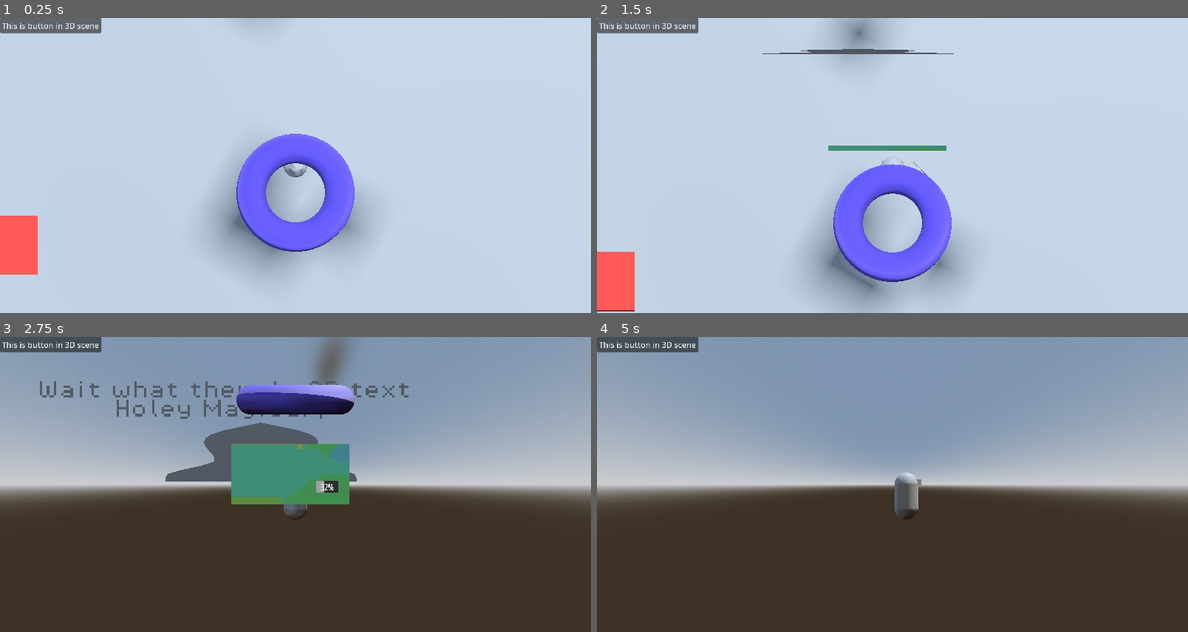
Above: before the commit, frames 1-4 (two rows, left to right).
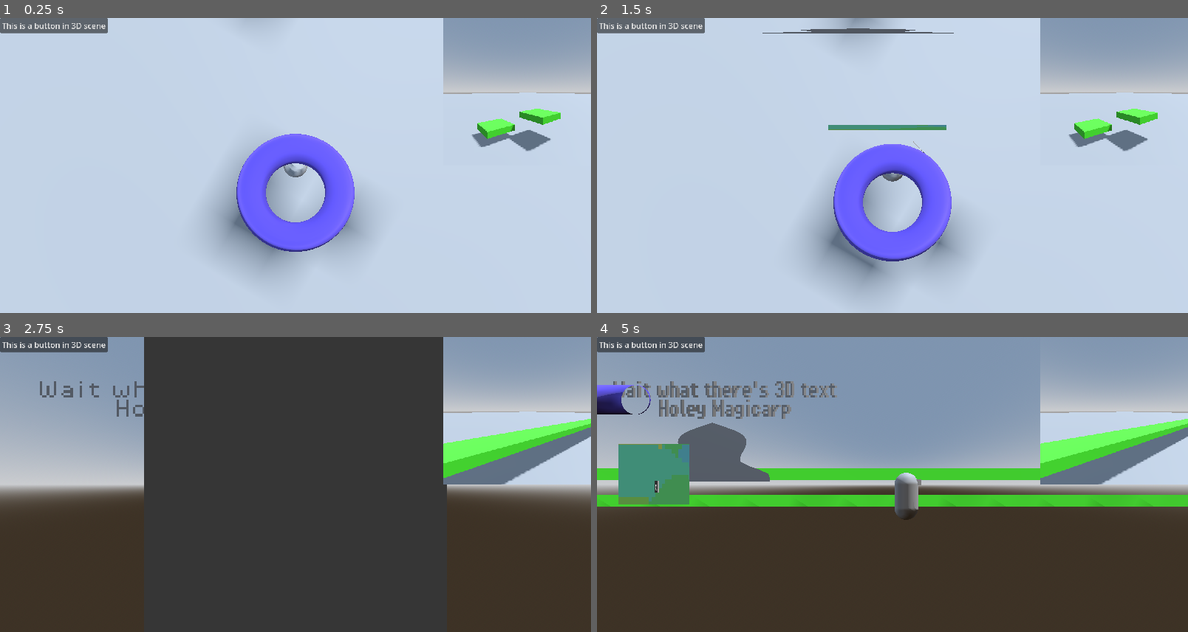
Above: after the commit, the same moments.

Repository: BlueDragonSpace/Amalgame-V2
Game: Godot game, scene res://AMaster/root.tscn
Two runs of this game, one before a commit and one after it. Both use one fixed random seed, a clock stepped at 60 frames per second and the inputs below.
Inputs (mouse positions are in pixels of both pictures, inside the frame that each line leads up to):
- Up to frame 1 (0.25 s): no input
- Up to frame 2 (1.5 s): click "This is button in 3D scene" (after the commit: "This is a button in 3D scene") at 0.5 s; tap Enter at 1.25 s; move the mouse to (922, 165) at 1.27 s; hold Up (3DForward) from 1.28 s (still down); tap Space (CameraSwitch) at 1.35 s
- Up to frame 3 (2.75 s): keep holding Up (3DForward); tap W (2DJump) at 1.52, 2.27 s; move the mouse to (265, 484) at 2.02 s; click (265, 484) at 2.1 s
- Up to frame 4 (5 s): keep holding Up (3DForward); move the mouse to (904, 478) at 2.77 s; tap Alt at 2.85 s; move the mouse to (886, 490) at 3.52 s; tap Shift at 3.6 s; tap W (2DJump) at 3.77, 4.52 s; move the mouse to (933, 487) at 4.27 s; tap Space (CameraSwitch) at 4.35 s

The runs differ from the first frame. In frame 1, 8.9% of the frame differs, in the area x 0-100%, y 0-87%; in frame 2, 17%; in frame 3, 36%, in the area x 4-100%, y 0-62%; in frame 4, 20%.

Commit message:
added Fez Blocks

Diff:
--- a/AMaster/root.tscn
+++ b/AMaster/root.tscn
@@ -63,6 +63,9 @@
 &"pureStart": SubResource("Animation_pq8q7")
 }
 
+[sub_resource type="ViewportTexture" id="ViewportTexture_8qjpp"]
+viewport_path = NodePath("RootGame/Root3D/SubViewport")
+
 [node name="Root" type="Control"]
 layout_mode = 3
 anchors_preset = 15
@@ -85,7 +88,7 @@
 layout_mode = 0
 offset_right = 206.0
 offset_bottom = 31.0
-text = "This is button in 3D scene"
+text = "This is a button in 3D scene"
 
 [node name="Frontground" type="ColorRect" parent="RootUI"]
 modulate = Color(0.14117648, 0.14117648, 0.14117648, 1)
@@ -153,6 +156,22 @@
 focus_previous = NodePath("../DFD")
 text = "ITM"
 
+[node name="TextureRect" type="TextureRect" parent="RootUI"]
+layout_mode = 1
+anchors_preset = 1
+anchor_left = 1.0
+anchor_right = 1.0
+offset_left = -300.0
+offset_bottom = 300.0
+grow_horizontal = 0
+texture = SubResource("ViewportTexture_8qjpp")
+
 [node name="RootGame" type="Node" parent="."]
 
 [node name="Root3D" parent="RootGame" instance=ExtResource("2_8qjpp")]
+
+[node name="SubViewport" type="SubViewport" parent="RootGame/Root3D"]
+size = Vector2i(300, 300)
+
+[node name="Camera3D" type="Camera3D" parent="RootGame/Root3D/SubViewport"]
+transform = Transform3D(0.6231427, 0, 0.78210807, 0, 1, 0, -0.7821081, 0, 0.6231427, -4.7887235, 1.5865651, -3.4373186)
--- /dev/null
+++ b/Game/3D/Environment/Blocks/basic_block.gd
@@ -0,0 +1,11 @@
+extends StaticBody3D
+
+@export var sz = Vector3(1.0, 1.0, 1.0)
+
+# Called every frame. 'delta' is the elapsed time since the previous frame.
+func _ready() -> void:
+	change_size(sz)
+
+func change_size(size) -> void:
+	$CollisionShape3D.shape.size = size
+	$MeshInstance3D.mesh.size = size
--- /dev/null
+++ b/Game/3D/Environment/Blocks/basic_block.tscn
@@ -0,0 +1,19 @@
+[gd_scene load_steps=4 format=3 uid="uid://ds7amdlrlk45e"]
+
+[ext_resource type="Script" uid="uid://c1s3n0sqaqa0h" path="res://Game/3D/Environment/Blocks/basic_block.gd" id="1_cv2xy"]
+
+[sub_resource type="BoxShape3D" id="BoxShape3D_cv2xy"]
+resource_local_to_scene = true
+
+[sub_resource type="BoxMesh" id="BoxMesh_ajmsv"]
+resource_local_to_scene = true
+
+[node name="BasicBlock" type="StaticBody3D"]
+collision_mask = 3
+script = ExtResource("1_cv2xy")
+
+[node name="CollisionShape3D" type="CollisionShape3D" parent="."]
+shape = SubResource("BoxShape3D_cv2xy")
+
+[node name="MeshInstance3D" type="MeshInstance3D" parent="."]
+mesh = SubResource("BoxMesh_ajmsv")
--- /dev/null
+++ b/Game/3D/Environment/Blocks/delete_me.gd
@@ -0,0 +1,8 @@
+extends "res://Game/3D/Environment/Blocks/basic_block.gd"
+
+@onready var collision_shape_3d: CollisionShape3D = $CollisionShape3D
+
+# Called every frame. 'delta' is the elapsed time since the previous frame.
+func _process(_delta: float) -> void:
+	if Input.is_action_just_pressed("blowUpEnv"):
+		collision_shape_3d.shape.size.x += 10
--- /dev/null
+++ b/Game/3D/Environment/Blocks/delete_me.tscn
@@ -0,0 +1,25 @@
+[gd_scene load_steps=6 format=3 uid="uid://c032yw7550pgw"]
+
+[ext_resource type="PackedScene" uid="uid://ds7amdlrlk45e" path="res://Game/3D/Environment/Blocks/basic_block.tscn" id="1_xsol4"]
+[ext_resource type="Script" uid="uid://qryo6dguk8hr" path="res://Game/3D/Environment/Blocks/delete_me.gd" id="2_xcmc7"]
+
+[sub_resource type="BoxShape3D" id="BoxShape3D_kmchl"]
+resource_local_to_scene = true
+
+[sub_resource type="StandardMaterial3D" id="StandardMaterial3D_xsol4"]
+albedo_color = Color(0.34117648, 0.5686275, 1, 1)
+
+[sub_resource type="BoxMesh" id="BoxMesh_22iko"]
+resource_local_to_scene = true
+material = SubResource("StandardMaterial3D_xsol4")
+
+[node name="DeleteMe" instance=ExtResource("1_xsol4")]
+script = ExtResource("2_xcmc7")
+
+[node name="CollisionShape3D" parent="." index="0"]
+shape = SubResource("BoxShape3D_kmchl")
+
+[node name="MeshInstance3D" parent="." index="1"]
+mesh = SubResource("BoxMesh_22iko")
+
+[node name="punchMe" type="Node" parent="." index="2"]
--- /dev/null
+++ b/Game/3D/Environment/Blocks/fez_block.gd
@@ -0,0 +1,22 @@
+extends "res://Game/3D/Environment/Blocks/one_way_platform.gd"
+
+var defaultSz = null
+
+@onready var Player = get_tree().get_first_node_in_group("Player")
+@onready var area_collider: CollisionShape3D = $Area3D/CollisionShape3D
+
+func _ready() -> void:
+	defaultSz = sz
+	Player.connect("camera_view_changed", camera_change)
+
+func camera_change(direction) -> void:
+	print(defaultSz)
+	sz = defaultSz
+	match(direction):
+		"x":
+			sz.x = 100
+		"y":
+			sz.y = 0.1
+		"z":
+			sz.z = 100
+	change_size(sz) #changes the hitbox and mesh, but not the one-way collision area
--- /dev/null
+++ b/Game/3D/Environment/Blocks/fez_block.tscn
@@ -0,0 +1,25 @@
+[gd_scene load_steps=6 format=3 uid="uid://bukc4enrv352c"]
+
+[ext_resource type="Script" uid="uid://bqlw14ybg7lsx" path="res://Game/3D/Environment/Blocks/fez_block.gd" id="1_dqkkm"]
+[ext_resource type="PackedScene" uid="uid://dhfok330ujv6j" path="res://Game/3D/Environment/Blocks/one_way_platform.tscn" id="1_sk8fw"]
+
+[sub_resource type="BoxShape3D" id="BoxShape3D_b5kde"]
+resource_local_to_scene = true
+size = Vector3(1, 0.2, 1)
+
+[sub_resource type="StandardMaterial3D" id="StandardMaterial3D_sk8fw"]
+albedo_color = Color(0.3254902, 0.85882354, 0.23529412, 1)
+
+[sub_resource type="BoxMesh" id="BoxMesh_dm1ad"]
+resource_local_to_scene = true
+material = SubResource("StandardMaterial3D_sk8fw")
+size = Vector3(1, 0.2, 1)
+
+[node name="FezBlock" instance=ExtResource("1_sk8fw")]
+script = ExtResource("1_dqkkm")
+
+[node name="CollisionShape3D" parent="." index="0"]
+shape = SubResource("BoxShape3D_b5kde")
+
+[node name="MeshInstance3D" parent="." index="1"]
+mesh = SubResource("BoxMesh_dm1ad")
--- /dev/null
+++ b/Game/3D/Environment/Blocks/one_way_platform.gd
@@ -0,0 +1,29 @@
+extends "res://Game/3D/Environment/Blocks/basic_block.gd"
+
+# by default, this platform doesn't collide with the player.
+#
+
+@onready var collider: CollisionShape3D = $CollisionShape3D
+
+# Called when the node enters the scene tree for the first time.
+func _ready() -> void:
+	collider.set_deferred("disabled", true)
+
+func change_size(size) -> void:
+	$CollisionShape3D.shape.size = size
+	$MeshInstance3D.mesh.size = size
+	$Area3D/CollisionShape3D.shape.size = size #this is why the function is redefined
+	# could probably just make the two collision shapes inherit from the same shape lol
+
+
+func _on_area_3d_body_entered(body: Node3D) -> void:
+	# if heading upward or not moving in the y-axis, turn the collider off
+	if body.velocity.y < 0:
+		collider.set_deferred("disabled", false)
+
+	else:
+		collider.set_deferred("disabled", true)
+
+func _on_area_3d_body_exited(_body: Node3D) -> void:
+	# makes sure the collider is set to disabled when they come back to the platform
+	collider.set_deferred("disabled", true)
--- /dev/null
+++ b/Game/3D/Environment/Blocks/one_way_platform.tscn
@@ -0,0 +1,41 @@
+[gd_scene load_steps=7 format=3 uid="uid://dhfok330ujv6j"]
+
+[ext_resource type="PackedScene" uid="uid://ds7amdlrlk45e" path="res://Game/3D/Environment/Blocks/basic_block.tscn" id="1_3lw55"]
+[ext_resource type="Script" uid="uid://cwnr7b5ykbpvs" path="res://Game/3D/Environment/Blocks/one_way_platform.gd" id="2_p8f31"]
+
+[sub_resource type="BoxShape3D" id="BoxShape3D_4mi3g"]
+resource_local_to_scene = true
+size = Vector3(1, 0.2, 1)
+
+[sub_resource type="StandardMaterial3D" id="StandardMaterial3D_3lw55"]
+albedo_color = Color(7.70092e-07, 0.6519701, 0.67741483, 1)
+
+[sub_resource type="BoxMesh" id="BoxMesh_065g7"]
+resource_local_to_scene = true
+material = SubResource("StandardMaterial3D_3lw55")
+size = Vector3(1, 0.2, 1)
+
+[sub_resource type="BoxShape3D" id="BoxShape3D_3lw55"]
+size = Vector3(1, 0.1, 1)
+
+[node name="OneWayPlatform" instance=ExtResource("1_3lw55")]
+script = ExtResource("2_p8f31")
+sz = Vector3(1, 0.2, 1)
+
+[node name="CollisionShape3D" parent="." index="0"]
+shape = SubResource("BoxShape3D_4mi3g")
+
+[node name="MeshInstance3D" parent="." index="1"]
+mesh = SubResource("BoxMesh_065g7")
+
+[node name="Area3D" type="Area3D" parent="." index="2"]
+transform = Transform3D(1, 0, 0, 0, 1, 0, 0, 0, 1, 0, 0.09241694, 0)
+collision_layer = 0
+collision_mask = 2
+
+[node name="CollisionShape3D" type="CollisionShape3D" parent="Area3D" index="0"]
+shape = SubResource("BoxShape3D_3lw55")
+debug_color = Color(0, 0.6, 0.69803923, 0.9372549)
+
+[connection signal="body_entered" from="Area3D" to="." method="_on_area_3d_body_entered"]
+[connection signal="body_exited" from="Area3D" to="." method="_on_area_3d_body_exited"]
--- a/Game/3D/Environment/basic_block.gd
+++ /dev/null
@@ -1,8 +0,0 @@
-extends StaticBody3D
-
-@export var sz = Vector3(1.0, 1.0, 1.0)
-
-# Called every frame. 'delta' is the elapsed time since the previous frame.
-func _ready() -> void:
-	$CollisionShape3D.shape.size = sz
-	$MeshInstance3D.mesh.size = sz
--- a/Game/3D/Environment/basic_block.tscn
+++ /dev/null
@@ -1,19 +0,0 @@
-[gd_scene load_steps=4 format=3 uid="uid://ds7amdlrlk45e"]
-
-[ext_resource type="Script" uid="uid://c1s3n0sqaqa0h" path="res://Game/3D/Environment/basic_block.gd" id="1_cv2xy"]
-
-[sub_resource type="BoxShape3D" id="BoxShape3D_cv2xy"]
-resource_local_to_scene = true
-
-[sub_resource type="BoxMesh" id="BoxMesh_ajmsv"]
-resource_local_to_scene = true
-
-[node name="BasicBlock" type="StaticBody3D"]
-collision_mask = 3
-script = ExtResource("1_cv2xy")
-
-[node name="CollisionShape3D" type="CollisionShape3D" parent="."]
-shape = SubResource("BoxShape3D_cv2xy")
-
-[node name="MeshInstance3D" type="MeshInstance3D" parent="."]
-mesh = SubResource("BoxMesh_ajmsv")
--- a/Game/3D/Environment/delete_me.gd
+++ /dev/null
@@ -1,8 +0,0 @@
-extends "res://Game/3D/Environment/basic_block.gd"
-
-@onready var collision_shape_3d: CollisionShape3D = $CollisionShape3D
-
-# Called every frame. 'delta' is the elapsed time since the previous frame.
-func _process(_delta: float) -> void:
-	if Input.is_action_just_pressed("blowUpEnv"):
-		collision_shape_3d.shape.size.x += 10
--- a/Game/3D/Environment/delete_me.tscn
+++ /dev/null
@@ -1,26 +0,0 @@
-[gd_scene load_steps=6 format=3 uid="uid://c032yw7550pgw"]
-
-[ext_resource type="PackedScene" uid="uid://ds7amdlrlk45e" path="res://Game/3D/Environment/basic_block.tscn" id="1_xsol4"]
-[ext_resource type="Script" uid="uid://qryo6dguk8hr" path="res://Game/3D/Environment/delete_me.gd" id="2_xcmc7"]
-
-[sub_resource type="BoxShape3D" id="BoxShape3D_kmchl"]
-resource_local_to_scene = true
-
-[sub_resource type="StandardMaterial3D" id="StandardMaterial3D_xsol4"]
-albedo_color = Color(0.34117648, 0.5686275, 1, 1)
-
-[sub_resource type="BoxMesh" id="BoxMesh_22iko"]
-resource_local_to_scene = true
-material = SubResource("StandardMaterial3D_xsol4")
-
-[node name="DeleteMe" instance=ExtResource("1_xsol4")]
-collision_mask = 3
-script = ExtResource("2_xcmc7")
-
-[node name="CollisionShape3D" parent="." index="0"]
-shape = SubResource("BoxShape3D_kmchl")
-
-[node name="MeshInstance3D" parent="." index="1"]
-mesh = SubResource("BoxMesh_22iko")
-
-[node name="punchMe" type="Node" parent="." index="2"]
--- a/Game/3D/Environment/one_way_platform.gd
+++ /dev/null
@@ -1,23 +0,0 @@
-extends "res://Game/3D/Environment/basic_block.gd"
-
-# by default, this platform doesn't collide with the player.
-#
-
-@onready var collider: CollisionShape3D = $CollisionShape3D
-
-# Called when the node enters the scene tree for the first time.
-func _ready() -> void:
-	collider.set_deferred("disabled", true)
-
-func _on_area_3d_body_entered(body: Node3D) -> void:
-	# if heading upward or not moving in the y-axis, turn the collider off
-	if body.velocity.y < 0:
-		collider.set_deferred("disabled", false)
-
-	else:
-		collider.set_deferred("disabled", true)
-
-
-func _on_area_3d_body_exited(_body: Node3D) -> void:
-	# makes sure the collider is set to disabled when they come back to the platform
-	collider.set_deferred("disabled", true)
--- a/Game/3D/Environment/one_way_platform.tscn
+++ /dev/null
@@ -1,41 +0,0 @@
-[gd_scene load_steps=7 format=3 uid="uid://dhfok330ujv6j"]
-
-[ext_resource type="PackedScene" uid="uid://ds7amdlrlk45e" path="res://Game/3D/Environment/basic_block.tscn" id="1_3lw55"]
-[ext_resource type="Script" uid="uid://cwnr7b5ykbpvs" path="res://Game/3D/Environment/one_way_platform.gd" id="2_p8f31"]
-
-[sub_resource type="BoxShape3D" id="BoxShape3D_4mi3g"]
-resource_local_to_scene = true
-size = Vector3(1, 0.2, 1)
-
-[sub_resource type="StandardMaterial3D" id="StandardMaterial3D_3lw55"]
-albedo_color = Color(1, 0.25490198, 0.21960784, 1)
-
-[sub_resource type="BoxMesh" id="BoxMesh_065g7"]
-resource_local_to_scene = true
-material = SubResource("StandardMaterial3D_3lw55")
-size = Vector3(1, 0.2, 1)
-
-[sub_resource type="BoxShape3D" id="BoxShape3D_3lw55"]
-size = Vector3(1, 0.1, 1)
-
-[node name="OneWayPlatform" instance=ExtResource("1_3lw55")]
-script = ExtResource("2_p8f31")
-sz = Vector3(1, 0.2, 1)
-
-[node name="CollisionShape3D" parent="." index="0"]
-shape = SubResource("BoxShape3D_4mi3g")
-
-[node name="MeshInstance3D" parent="." index="1"]
-mesh = SubResource("BoxMesh_065g7")
-
-[node name="Area3D" type="Area3D" parent="." index="2"]
-transform = Transform3D(1, 0, 0, 0, 1, 0, 0, 0, 1, 0, 0.09241694, 0)
-collision_layer = 0
-collision_mask = 2
-
-[node name="CollisionShape3D" type="CollisionShape3D" parent="Area3D" index="0"]
-shape = SubResource("BoxShape3D_3lw55")
-debug_color = Color(0, 0.6, 0.69803923, 0.9372549)
-
-[connection signal="body_entered" from="Area3D" to="." method="_on_area_3d_body_entered"]
-[connection signal="body_exited" from="Area3D" to="." method="_on_area_3d_body_exited"]
--- a/Game/3D/Environment/ridgeway/ridgeway.tscn
+++ b/Game/3D/Environment/ridgeway/ridgeway.tscn
@@ -1,6 +1,6 @@
 [gd_scene load_steps=2 format=3 uid="uid://becpqi8nmxnv0"]
 
-[ext_resource type="Script" uid="uid://c03p57xhv3kn0" path="res://Game/3D/Environment/ridgeway.gd" id="1_irwrb"]
+[ext_resource type="Script" uid="uid://c03p57xhv3kn0" path="res://Game/3D/Environment/ridgeway/ridgeway.gd" id="1_irwrb"]
 
 [node name="Ridgeway" type="Node3D"]
 script = ExtResource("1_irwrb")
--- a/Game/3D/Player3D.gd
+++ b/Game/3D/Player3D.gd
@@ -5,7 +5,7 @@
 
 @onready var Animate: AnimationPlayer = $Animate
 
-#@export_enum('FPS', 'TPS', 'Head', 'Bird') var camera_type = 'Bird'
+## CAMERA stuff
 @export var camera_type = 0
 @export var camera_mouse_rotate = true
 
@@ -14,21 +14,22 @@
 @onready var InBetweenPath: Path3D = $InBetweenPath
 @onready var InBetweenPathFollow: PathFollow3D = $InBetweenPath/PathFollow3D
 var camera_between_start_rotation = Vector3.ZERO
-var camera_to_player_direction = {
-	BACK = 1,
-	FRONT = 2
+enum CAMERA_DIRECTIONS {
+	FORWARD,
+	RIGHT,
 }
+var camera_to_player_direction = CAMERA_DIRECTIONS.FORWARD
 
+signal camera_view_changed
 
 var CurrentCamera: Camera3D = null
 @export_category("ANIMATION ONLY EXPORTS")
 @export var cameraAnimatePosition = 0.0 #from 0 to 1, aids in rotation and other value tweening
 
+
 func _ready() -> void:
 	CurrentCamera = Cameras.get_child(camera_type)
 
-	camera_to_player_direction = 1
-	print(camera_to_player_direction)
 
 func _physics_process(delta: float) -> void:
 	# Add the gravity.
@@ -39,10 +40,16 @@
 	if Input.is_action_just_pressed("3DJump") and is_on_floor():
 		velocity.y = JUMP_VELOCITY
 
+	var input_dir = null
 	# Get the input direction and handle the movement/deceleration.
-	var input_dir := Input.get_vector("3DLeft", "3DRight", "3DForward", "3DBackward")
+	match(camera_to_player_direction):
+		CAMERA_DIRECTIONS.FORWARD:
+			input_dir = Input.get_vector("3DLeft", "3DRight", "3DForward", "3DBackward")
+		CAMERA_DIRECTIONS.RIGHT:
+			input_dir = Input.get_vector("3DForward", "3DBackward", "3DRight", "3DLeft")
+	#var input_dir := Input.get_vector("3DLeft", "3DRight", "3DForward", "3DBackward")
 	var direction := (transform.basis * Vector3(input_dir.x, 0, input_dir.y)).normalized()
-	if direction:
+	if direction and CurrentCamera.current:
 		velocity.x = direction.x * SPEED
 		velocity.z = direction.z * SPEED
 	else:
@@ -95,7 +102,21 @@
 		rotation.y += -event.relative.x * .001
 		CurrentCamera.rotation.x += -event.relative.y * .001
 
-
 func finishCameraSwitch() -> void:
 	CurrentCamera.current = true
 	CurrentCamera.rotation = InBetweenCamera.rotation
+
+	if CurrentCamera.name == "Head90":
+		camera_to_player_direction = CAMERA_DIRECTIONS.RIGHT
+	else:
+		camera_to_player_direction = CAMERA_DIRECTIONS.FORWARD
+
+	var non_existant_direction_in_relation_to_the_camera = null
+	match(CurrentCamera.name):
+		"Bird":
+			non_existant_direction_in_relation_to_the_camera = "y"
+		"Head":
+			non_existant_direction_in_relation_to_the_camera = "z"
+		"Head90":
+			non_existant_direction_in_relation_to_the_camera = "x"
+	camera_view_changed.emit(non_existant_direction_in_relation_to_the_camera)
--- a/Game/3D/root_3d.tscn
+++ b/Game/3D/root_3d.tscn
@@ -1,11 +1,12 @@
-[gd_scene load_steps=27 format=3 uid="uid://co0abf2qdb4vg"]
+[gd_scene load_steps=28 format=3 uid="uid://co0abf2qdb4vg"]
 
 [ext_resource type="Script" uid="uid://rm65qpnbr06s" path="res://Game/3D/Player3D.gd" id="1_rx5h8"]
-[ext_resource type="PackedScene" uid="uid://c032yw7550pgw" path="res://Game/3D/Environment/delete_me.tscn" id="2_4yfpd"]
+[ext_resource type="PackedScene" uid="uid://c032yw7550pgw" path="res://Game/3D/Environment/Blocks/delete_me.tscn" id="2_4yfpd"]
 [ext_resource type="PackedScene" uid="uid://bkbyuf03gf71n" path="res://Game/2D/root_2d.tscn" id="2_d66d5"]
 [ext_resource type="FontFile" uid="uid://mhdspuc46081" path="res://placeholderArt/PixelOperator8.ttf" id="3_rx5h8"]
 [ext_resource type="PackedScene" uid="uid://becpqi8nmxnv0" path="res://Game/3D/Environment/ridgeway/ridgeway.tscn" id="4_5y2ow"]
-[ext_resource type="PackedScene" uid="uid://dhfok330ujv6j" path="res://Game/3D/Environment/one_way_platform.tscn" id="6_4sf8v"]
+[ext_resource type="PackedScene" uid="uid://dhfok330ujv6j" path="res://Game/3D/Environment/Blocks/one_way_platform.tscn" id="6_4sf8v"]
+[ext_resource type="PackedScene" uid="uid://bukc4enrv352c" path="res://Game/3D/Environment/Blocks/fez_block.tscn" id="7_d58b6"]
 
 [sub_resource type="ProceduralSkyMaterial" id="ProceduralSkyMaterial_d66d5"]
 sky_horizon_color = Color(0.66224277, 0.6717428, 0.6867428, 1)
@@ -172,7 +173,7 @@
 light_energy = 0.3
 shadow_enabled = true
 
-[node name="Player3D" type="CharacterBody3D" parent="."]
+[node name="Player3D" type="CharacterBody3D" parent="." groups=["Player"]]
 transform = Transform3D(1, 0, 0, 0, 1, 0, 0, 0, 1, 0, 0.41398573, 0)
 collision_layer = 2
 collision_mask = 3
@@ -208,6 +209,10 @@
 projection = 1
 size = 5.0
 
+[node name="TPS" type="Camera3D" parent="Player3D/Cameras"]
+transform = Transform3D(1, 0, 0, 0, 1, 0, 0, 0, 1, 0.39290798, 0.135216, 0.7459618)
+size = 5.0
+
 [node name="InBetweenPath" type="Path3D" parent="Player3D"]
 curve = SubResource("Curve3D_rx5h8")
 
@@ -224,15 +229,10 @@
 &"": SubResource("AnimationLibrary_4sf8v")
 }
 
-[node name="UnusedCameras" type="Node3D" parent="Player3D"]
+[node name="UnusedCameras" type="Node" parent="Player3D"]
 
 [node name="FPS" type="Camera3D" parent="Player3D/UnusedCameras"]
 transform = Transform3D(1, 0, 0, 0, 1, 0, 0, 0, 1, 0, 0.19999999, 0)
-projection = 1
-size = 5.0
-
-[node name="TPS" type="Camera3D" parent="Player3D/UnusedCameras"]
-transform = Transform3D(1, 0, 0, 0, 1, 0, 0, 0, 1, 0.39290798, 0.5492017, 0.7459618)
 projection = 1
 size = 5.0
 
@@ -309,17 +309,19 @@
 length = 8
 
 [node name="OneWayPlatform" parent="." instance=ExtResource("6_4sf8v")]
-transform = Transform3D(1, 0, 0, 0, 1, 0, 0, 0, 1, -4.859944, 0.8059186, 1.3512065)
-collision_mask = 1
+transform = Transform3D(1, 0, 0, 0, 1, 0, 0, 0, 1, -7.009188, 0.4451612, 3.216341)
 
 [node name="OneWayPlatform2" parent="." instance=ExtResource("6_4sf8v")]
-transform = Transform3D(1, 0, 0, 0, 1, 0, 0, 0, 1, -6.021531, 0.24889264, 2.9329448)
-collision_mask = 1
+transform = Transform3D(1, 0, 0, 0, 1, 0, 0, 0, 1, -7.602994, 0.9444958, 1.6081363)
 
 [node name="OneWayPlatform3" parent="." instance=ExtResource("6_4sf8v")]
-transform = Transform3D(1, 0, 0, 0, 1, 0, 0, 0, 1, -6.644324, 1.3402845, 1.1260527)
-collision_mask = 1
+transform = Transform3D(1, 0, 0, 0, 1, 0, 0, 0, 1, -8.897207, 1.3659309, 1.6136985)
 
 [node name="OneWayPlatform4" parent="." instance=ExtResource("6_4sf8v")]
-transform = Transform3D(1, 0, 0, 0, 1, 0, 0, 0, 1, -7.523899, 0.49980697, 2.4872653)
-collision_mask = 1
+transform = Transform3D(1, 0, 0, 0, 1, 0, 0, 0, 1, -8.61211, 0.1, 3.0039704)
+
+[node name="FezBlock" parent="." instance=ExtResource("7_d58b6")]
+transform = Transform3D(1, 0, 0, 0, 1, 0, 0, 0, 1, -8, 0.3219614, -5)
+
+[node name="FezBlock2" parent="." instance=ExtResource("7_d58b6")]
+transform = Transform3D(1, 0, 0, 0, 1, 0, 0, 0, 1, -6.92337, 0.7734786, -6.1382313)
--- a/project.godot
+++ b/project.godot
@@ -30,11 +30,15 @@
 
 [editor]
 
-movie_writer/movie_file="D:/Godot/projects/amalgame-v-2/temp/cameraDemo.avi"
+movie_writer/movie_file="D:/Godot/projects/amalgame-v-2/temp/fezBlocks.avi"
 
 [editor_plugins]
 
 enabled=PackedStringArray("res://addons/godot_super-wakatime/plugin.cfg")
+
+[global_group]
+
+Player="global player access"
 
 [input]
 
Not shown: 1 places in AMaster/root.tscn that only renumber resources
Renamed: Game/3D/Environment/basic_block.gd.uid -> Game/3D/Environment/Blocks/basic_block.gd.uid
Renamed: Game/3D/Environment/delete_me.gd.uid -> Game/3D/Environment/Blocks/delete_me.gd.uid
Not shown, added: Game/3D/Environment/Blocks/fez_block.gd.uid
Renamed: Game/3D/Environment/one_way_platform.gd.uid -> Game/3D/Environment/Blocks/one_way_platform.gd.uid
Renamed: Game/3D/Environment/ridgeway.gd -> Game/3D/Environment/ridgeway/ridgeway.gd
Renamed: Game/3D/Environment/ridgeway.gd.uid -> Game/3D/Environment/ridgeway/ridgeway.gd.uid
Not shown, changed: ZDevNotes/Devlog.txt
Not shown, changed: temp/cameraDemo.avi
